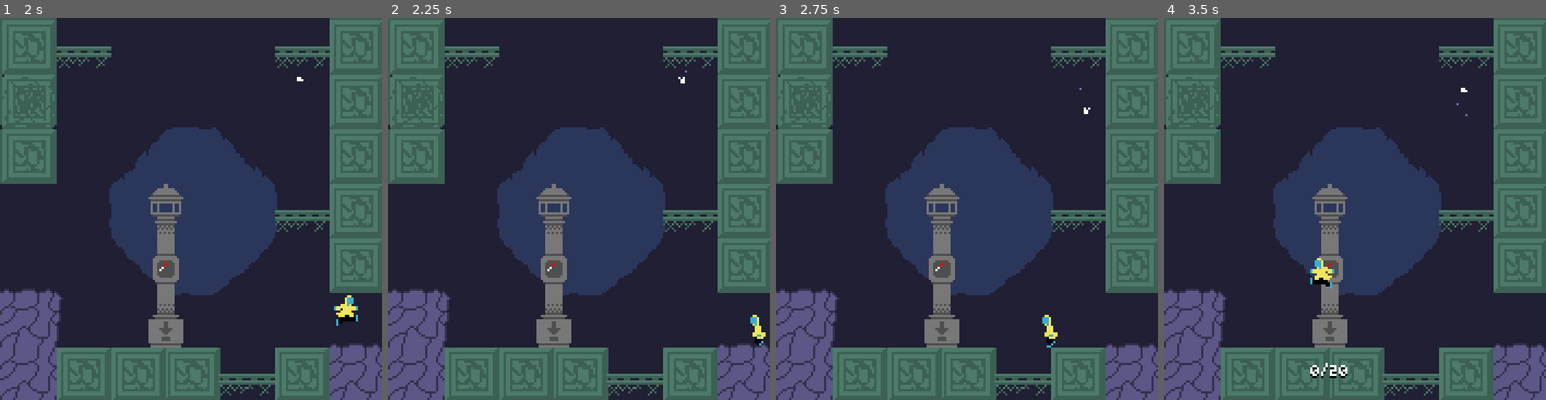
Above: before the commit, frames 1-4 (left to right).
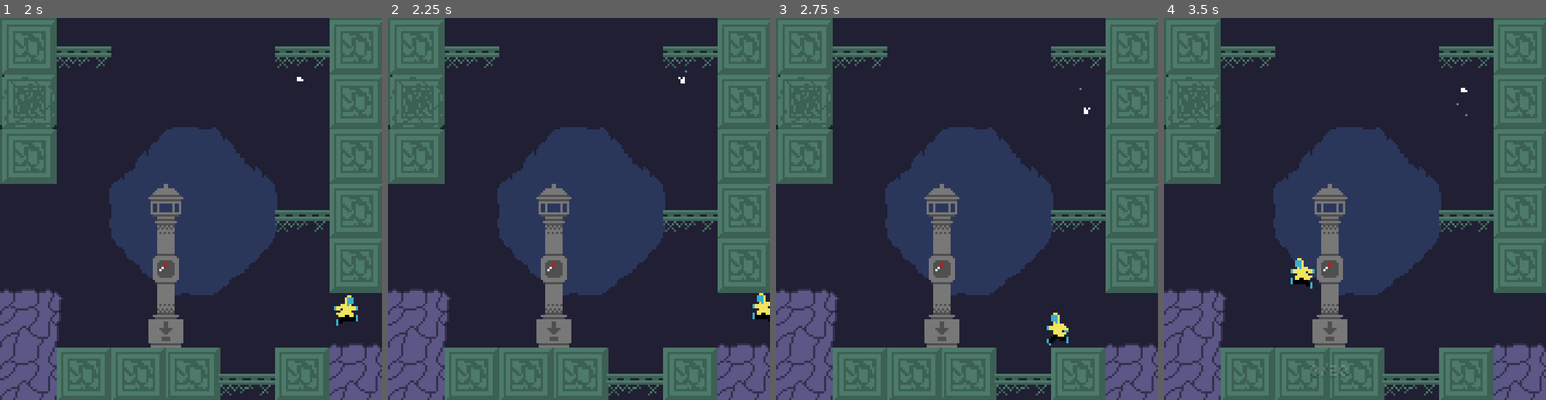
Above: after the commit, the same moments.

Repository: tabrasel/Glowkeeper
Game: Godot game, scene res://scenes/game.tscn
The game is run twice, just before and just after one commit, with the same random seed, the same clock (stepped at 60 frames per second) and the same inputs.
Inputs:
- Up to frame 1 (2 s): hold Z (jump) 0.53-1.28 s; hold Right (ui_right) from 0.53 s (still down); tap Z (jump) at 1.35, 1.52, 1.82 s
- Up to frame 2 (2.25 s): release Right (ui_right) at 2.03 s; hold Left (ui_left) from 2.03 s (still down); hold Z (jump) from 2.03 s (still down)
- Up to frame 3 (2.75 s): keep holding Left (ui_left); keep holding Z (jump)
- Up to frame 4 (3.5 s): keep holding Left (ui_left); release Z (jump) at 2.78 s; tap Z (jump) at 2.85, 3.02, 3.32 s

Frame 1 is identical in both runs. In frame 2, 0.4% of the frame differs, in the area x 94-100%, y 72-86%; in frame 3, 0.3%; in frame 4, 0.7%, in the area x 33-48%, y 62-95%.

Commit message:
Implement jump buffer for player

Diff:
--- a/scripts/player.gd
+++ b/scripts/player.gd
@@ -1,6 +1,5 @@
 extends CharacterBody2D
 class_name Player
-
 
 @export var animated_sprite: AnimatedSprite2D
 @export var collider: CollisionShape2D
@@ -19,6 +18,7 @@
 var _input_direction: int
 var _direction_x: int = 1
 var _cayote_time_remaining: float
+var _jump_buffer_time_remaining: float
 var _was_on_floor: bool
 var _was_on_ceiling: bool
 
@@ -32,7 +32,7 @@
 const MAX_RUN_SPEED = 90
 const MAX_FALL_SPEED = 220
 const CAYOTE_TIME_SECS = 0.1
-const PREGROUND_JUMP_TIME_SECS = 0.1
+const JUMP_BUFFER_SECS = 0.07
 
 
 func _ready():
@@ -73,6 +73,8 @@
 
 func jump() -> void:
 	velocity.y = JUMP_LAUNCH_VELOCITY
+	_jump_buffer_time_remaining = 0
+	_cayote_time_remaining = 0
 	jump_audio_player.play(0.1)
 
 
@@ -84,11 +86,34 @@
 		velocity.y += GRAVITY_ACCELERATION * delta
 		if _cayote_time_remaining > 0:
 			_cayote_time_remaining -= delta
+		if _jump_buffer_time_remaining > 0:
+			_jump_buffer_time_remaining -= delta
 
-	# Handle jump
+	# Handle jumping
 	if is_alive:
-		if Input.is_action_just_pressed("jump") and _cayote_time_remaining > 0:
+		if Input.is_action_just_pressed("jump"):
+			if is_on_floor():
+				jump()
+			else:
+				if _cayote_time_remaining > 0:
+					jump()
+				else:
+					_jump_buffer_time_remaining = JUMP_BUFFER_SECS
+
+		if Input.is_action_pressed("jump") and is_on_floor() and _jump_buffer_time_remaining > 0:
 			jump()
+
+		#if is_on_floor():
+			#if Input.is_action_just_pressed("jump"):
+				#if _cayote_time_remaining > 0:
+					#jump()
+			#elif _jump_buffer_time_remaining > 0:
+				#jump()
+			#_jump_buffer_time_remaining = 0
+		#else:
+			#if Input.is_action_just_pressed("jump"):
+				#_jump_buffer_time_remaining = JUMP_BUFFER_SECS
+
 		if Input.is_action_pressed("jump") and velocity.y < 0:
 			velocity.y += JUMP_BOOST_ACCELERATION * delta
 
